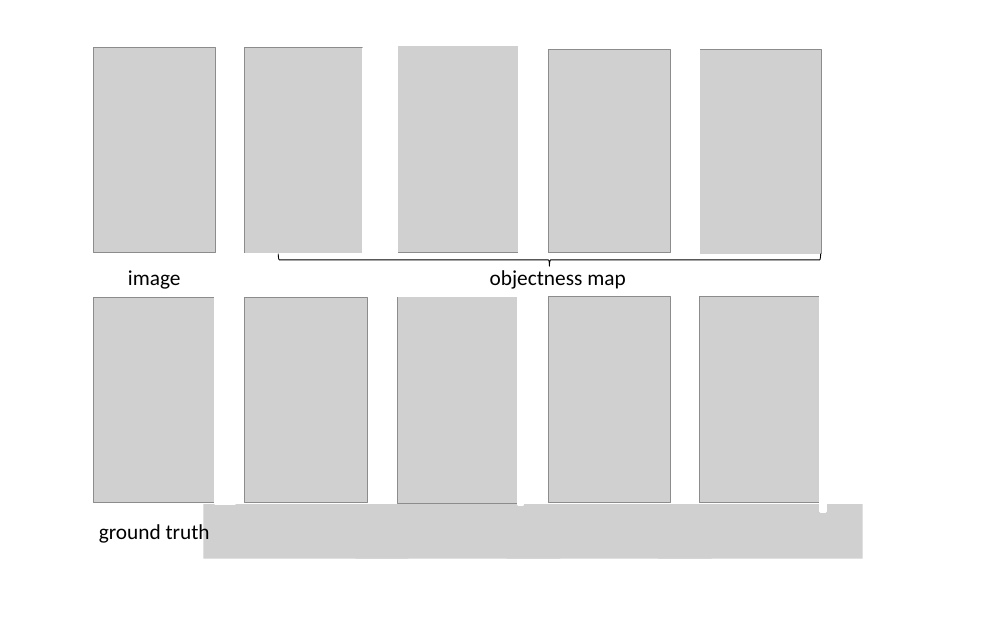
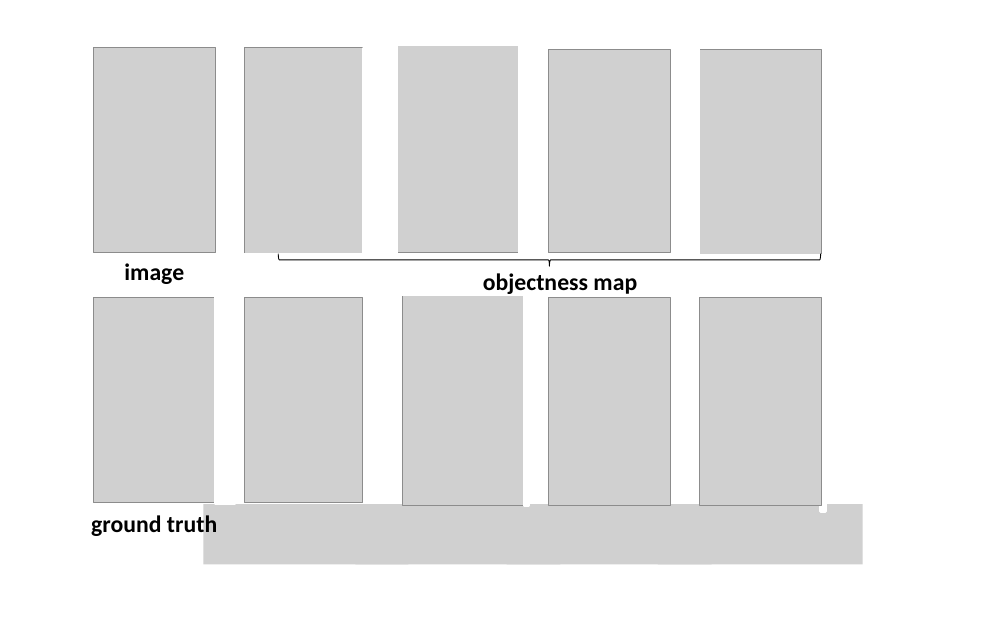
Before and after one commit to mboboUSTC/SCNN, a slide deck: slide 1 of paper/figures/FigFusion/FigFusion.pptx. Drawn at 1008x640 pixels with LibreOffice and Linux fonts; fonts in the diff are those of the drawing; grey boxes stand for pictures. Boxes give left, top, right and bottom in pixels: in the first picture for what was removed or moved away, otherwise in the second. Text is boxed around its words. In the diff, an @@ line names an element or a change of style, - is before the commit and + after.

```diff
--- a/paper/figures/FigFusion/FigFusion.pptx
+++ b/paper/figures/FigFusion/FigFusion.pptx
@@ size 18 to 20 pt, bold on in 3 elements at (124,263,184,284), (91,515,217,536), (483,273,637,297) @@
@@ text "objectness map": place and size @@
-text "objectness map" at (490,270,625,289)
+text "objectness map" at (483,273,637,297)
@@ picture: place and size @@
-picture at (244,297,367,503)
+picture at (244,297,363,503)
@@ rectangle: place and size @@
-rectangle at (374,283,521,296)
+rectangle at (391,282,539,295)
@@ picture: place and size @@
-picture at (398,296,520,504)
+picture at (403,295,525,506)
@@ rectangle: place and size @@
-rectangle at (518,287,523,505)
+rectangle at (524,287,529,505)
@@ text "ground truth": place and size @@
-text "ground truth" at (99,522,210,546)
+text "ground truth" at (91,515,217,536)
@@ picture: place and size @@
-picture at (203,504,408,559)
+picture at (203,504,408,565)
@@ picture: place and size @@
-picture at (355,504,560,559)
+picture at (355,504,560,565)
@@ picture: place and size @@
-picture at (507,504,712,559)
+picture at (507,504,712,565)
@@ picture: place and size @@
-picture at (658,504,863,559)
+picture at (658,504,863,565)
```
Also in this commit, not shown: 20 other files.
